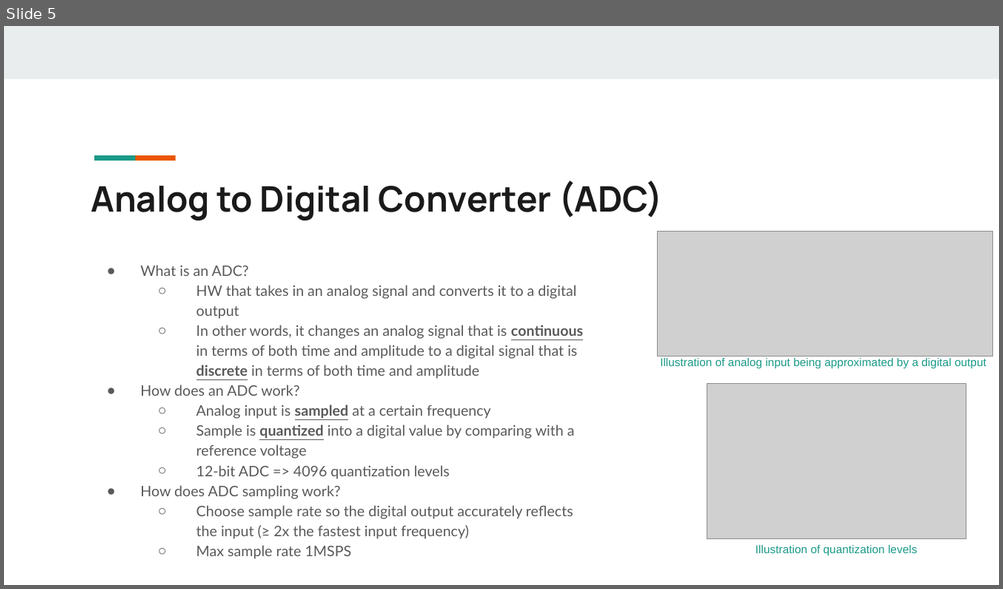
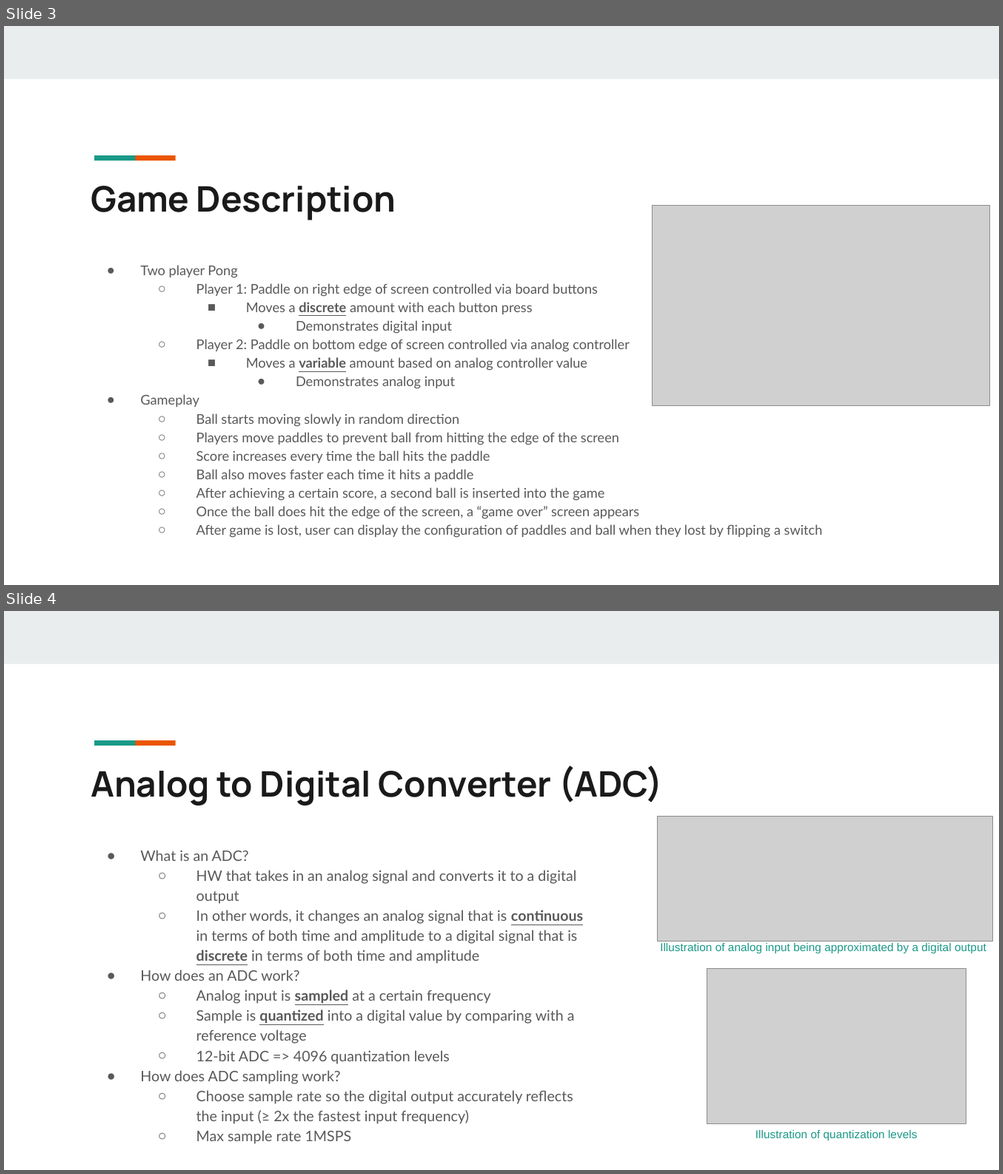
Before and after one commit to cnaught1/EC551_Final_Project, a slide deck: Bringing the Analog World to Digital Design_EC551_Final Project.pptx. Shown one above the other, each under a label of ours: slide 5 before the commit, slides 3 and 4 after it. The pictures are 1003x589 and 1003x1174 pixels, drawn with LibreOffice and Linux fonts; fonts in the diff are those of the drawing; grey boxes stand for pictures. Boxes give left, top, right and bottom in pixels: in the first picture for what was removed or moved away, otherwise in the second. Text is boxed around its words. In the diff, an @@ line names an element or a change of style, - is before the commit and + after.

```diff
--- a/Bringing the Analog World to Digital Design_EC551_Final Project.pptx
+++ b/Bringing the Analog World to Digital Design_EC551_Final Project.pptx
@@ slide 3 added at (x1=4, y1=26, x2=999, y2=585), background #FFFFFF; not listed: 3 template elements that a slide beside it also shows @@
@@ title added at (x1=91, y1=186, x2=396, y2=221), 34 pt, text #1A1A1A, bold @@
+Game Description
@@ picture added at (x1=652, y1=206, x2=990, y2=406) @@
@@ text added at (x1=140, y1=265, x2=822, y2=538), 13 pt, text #595959 @@
+● Two player Pong
+  ○ Player 1: Paddle on right edge of screen controlled via board buttons
+    ■ Moves a discrete amount with each button press
+      ● Demonstrates digital input
+  ○ Player 2: Paddle on bottom edge of screen controlled via analog controller
+    ■ Moves a variable amount based on analog controller value
+      ● Demonstrates analog input
+● Gameplay
+  ○ Ball starts moving slowly in random direction
+  ○ Players move paddles to prevent ball from hitting the edge of the screen
+  ○ Score increases every time the ball hits the paddle
+  ○ Ball also moves faster each time it hits a paddle
+  ○ After achieving a certain score, a second ball is inserted into the game
+  ○ Once the ball does hit the edge of the screen, a “game over” screen appears
+  ○ After game is lost, user can display the configuration of paddles and ball when they lost by flipping a switch
@@ what was slide 5 is now slide 4 @@
```
Also in this commit, not shown: 9 slides changed, 4 other slides added, 7 slides removed.
